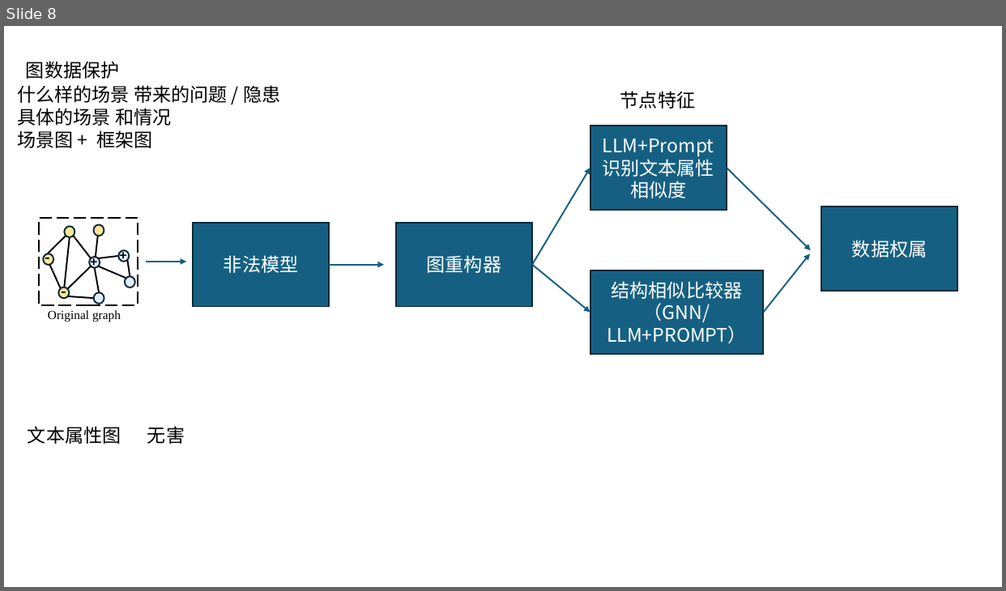
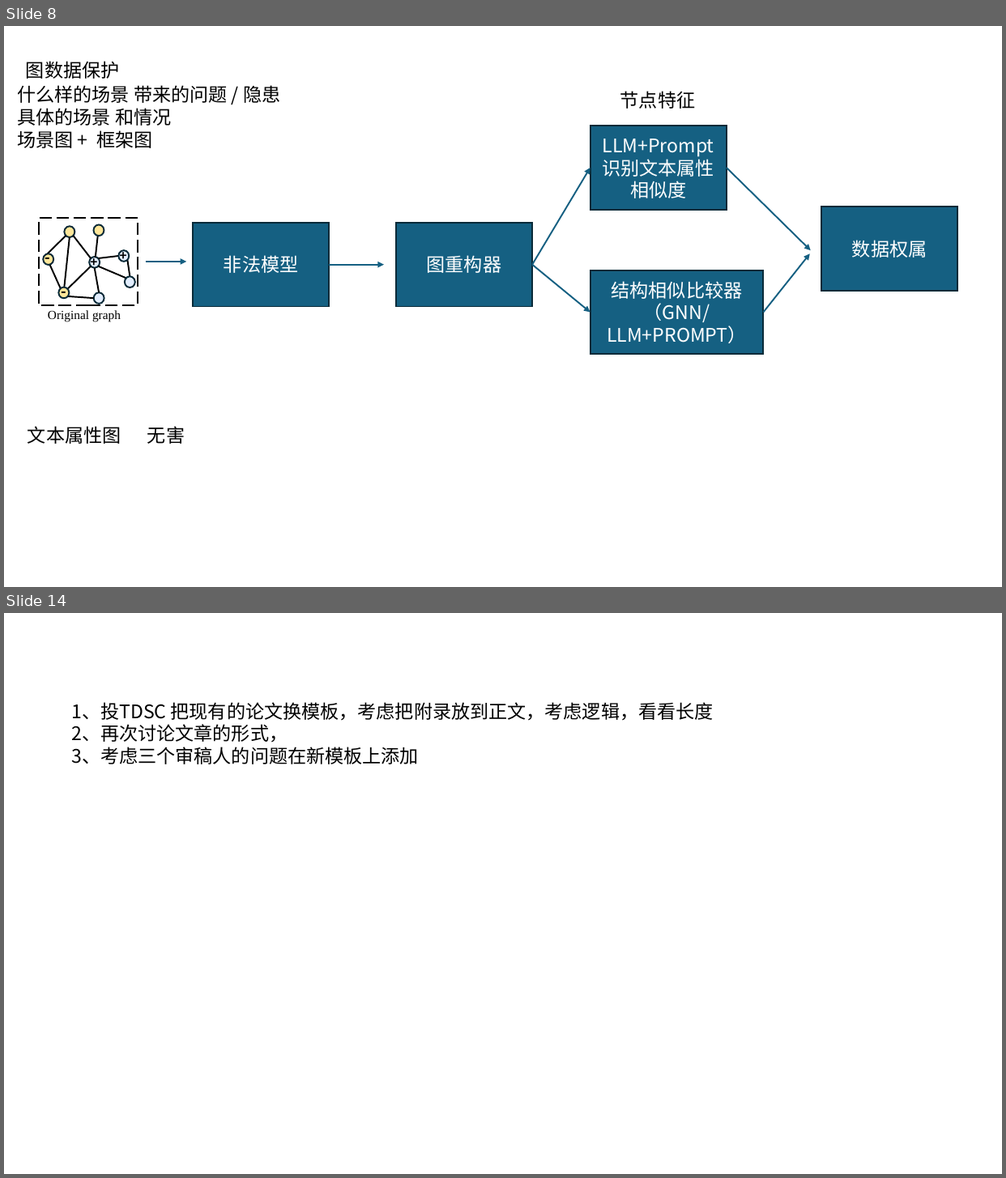
Before and after one commit to renhai1/text-graph-dov, a slide deck: 2025-08-14.pptx. Shown one above the other, each under a label of ours: slide 8 before the commit, slides 8 and 14 after it; the slides between them are not shown. The pictures are 1006x591 and 1006x1178 pixels, drawn with LibreOffice and Linux fonts; fonts in the diff are those of the drawing. Boxes give left, top, right and bottom in pixels: in the first picture for what was removed or moved away, otherwise in the second. Text is boxed around its words. In the diff, an @@ line names an element or a change of style, - is before the commit and + after.

```diff
--- a/2025-08-14.pptx
+++ b/2025-08-14.pptx
@@ slide 14 added at (4, 613, 1002, 1174), background #FFFFFF @@
@@ text added at (71, 702, 714, 764), 18 pt, text #000000 @@
+1、投TDSC 把现有的论文换模板，考虑把附录放到正文，考虑逻辑，看看长度
+2、再次讨论文章的形式，
+3、考虑三个审稿人的问题在新模板上添加
```
Also in this commit, not shown: 5 slides changed, 13 other slides added.
